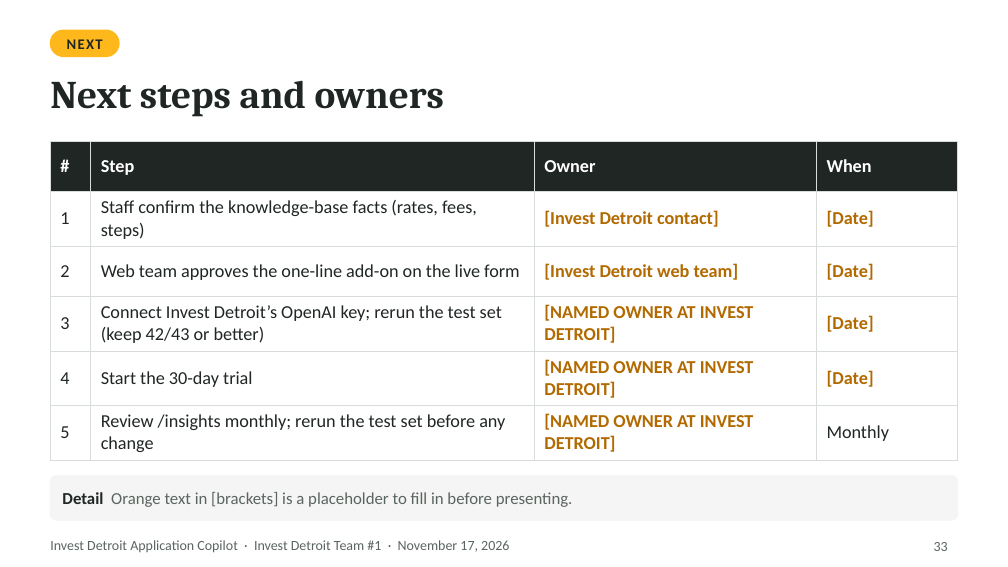
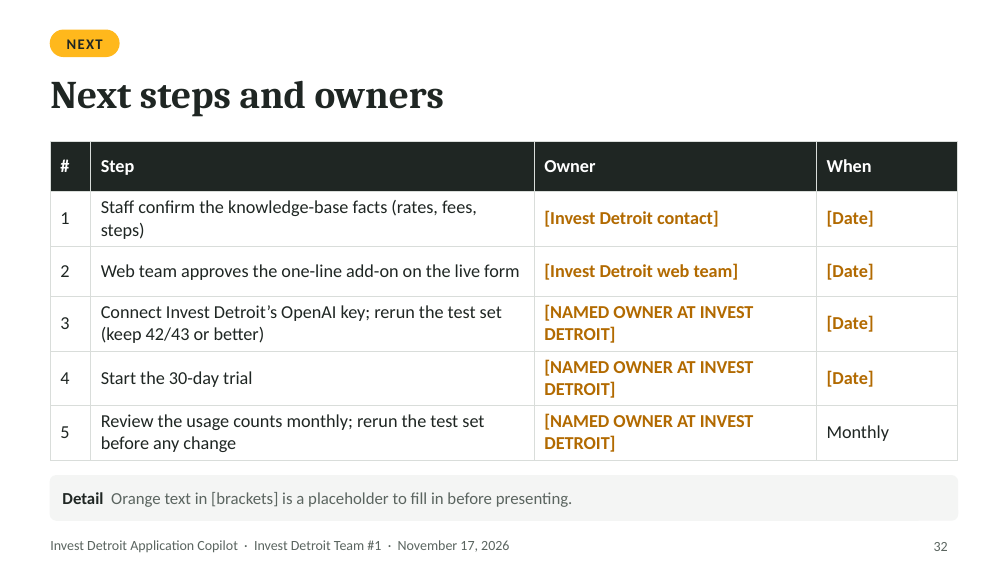
Before and after one commit to ojhnny/invest-detroit-application-copilot, a slide deck: slide 32 of docs/presentation/Invest-Detroit-Copilot-Client-Deck.pptx (slide 33 before the commit). Drawn at 1008x567 pixels with LibreOffice and Linux fonts; fonts in the diff are those of the drawing. Boxes give left, top, right and bottom in pixels: in the first picture for what was removed or moved away, otherwise in the second. Text is boxed around its words. In the diff, an @@ line names an element or a change of style, - is before the commit and + after.

```diff
--- a/docs/presentation/Invest-Detroit-Copilot-Client-Deck.pptx
+++ b/docs/presentation/Invest-Detroit-Copilot-Client-Deck.pptx
@@ table at [50, 141, 958, 456] @@
-row 6, column 2: Review /insights monthly; rerun the test set before any change
+row 6, column 2: Review the usage counts monthly; rerun the test set before any change
```
Also in this commit, not shown: 7 other slides changed, 1 slide removed, 25 other files.
